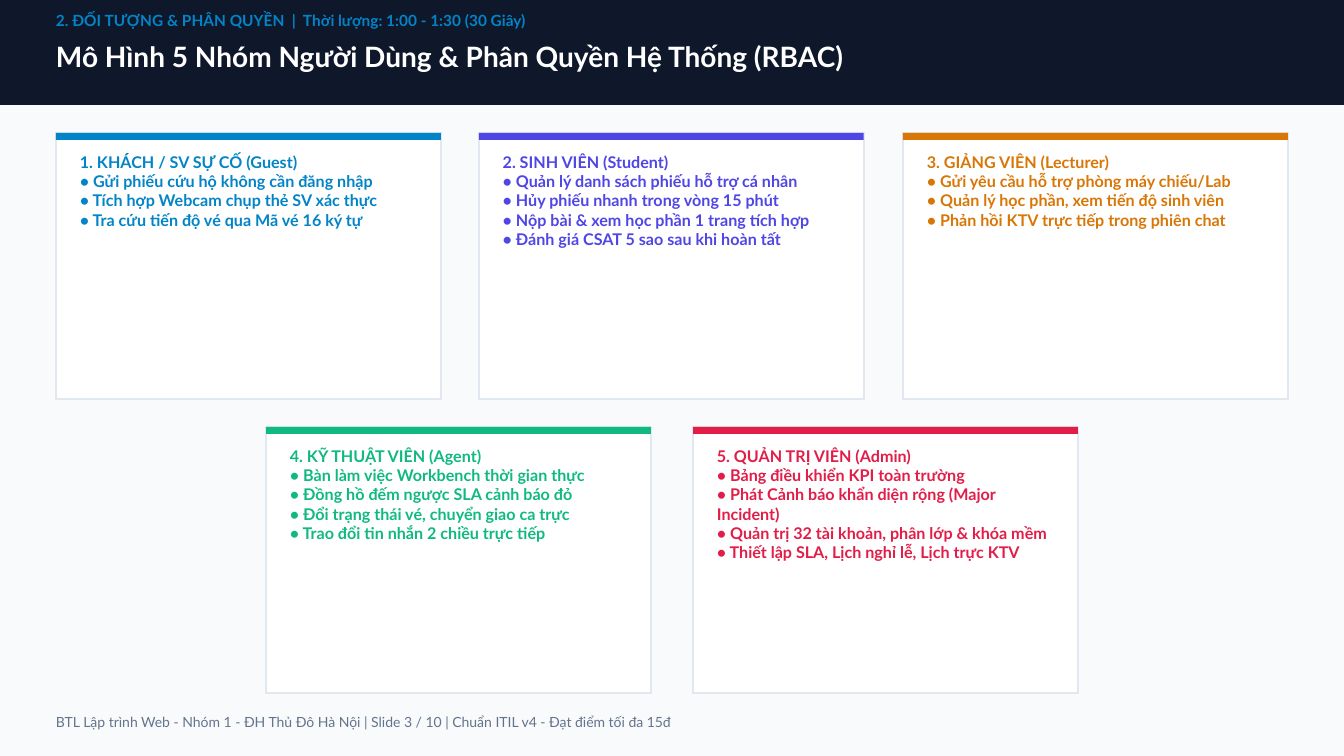
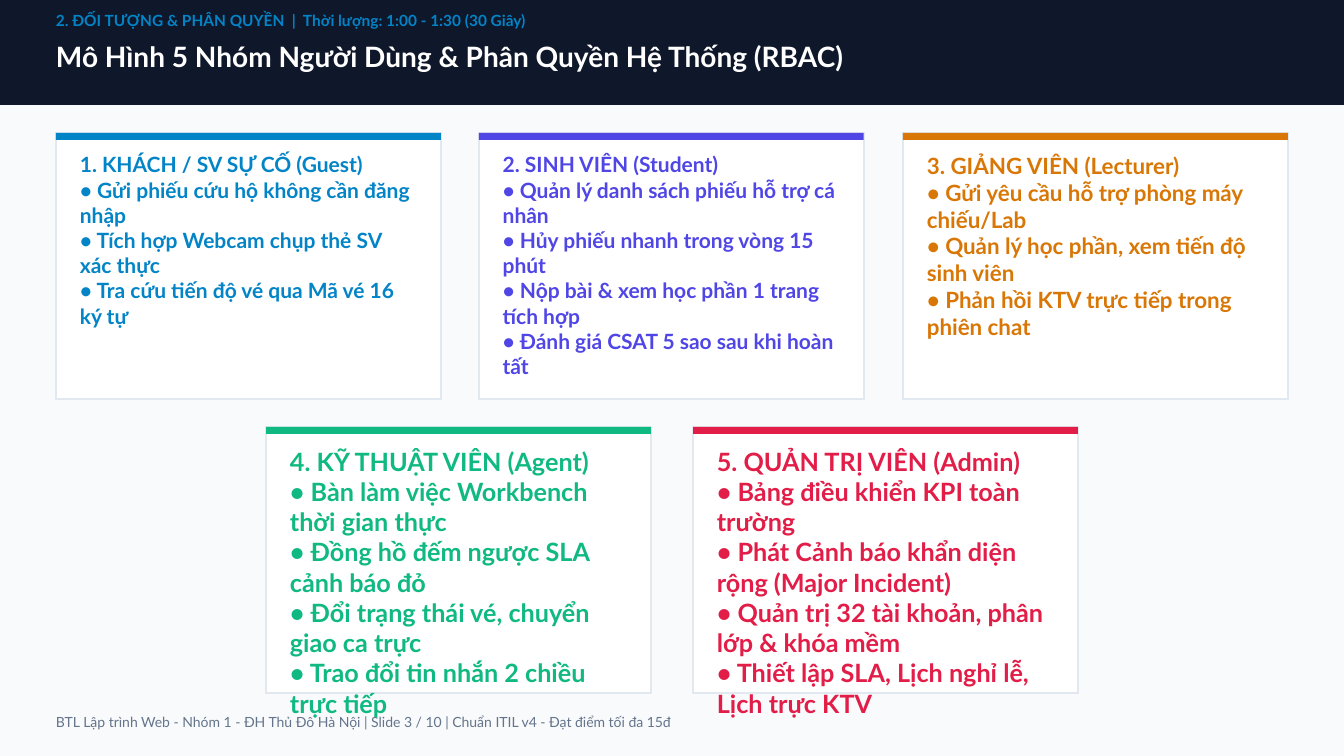
Before and after one commit to trlinhhhhcopp/bai-tap-lon-lap-trinh-web-nhom1, a slide deck: slide 3 of docs/Bao_Ve_BTL_Nhom1_Helpdesk_5Phut_15Diem.pptx. Drawn at 1344x756 pixels with LibreOffice and Linux fonts; fonts in the diff are those of the drawing. Boxes give left, top, right and bottom in pixels: in the first picture for what was removed or moved away, otherwise in the second. Text is boxed around its words. In the diff, an @@ line names an element or a change of style, - is before the commit and + after.

```diff
--- a/docs/Bao_Ve_BTL_Nhom1_Helpdesk_5Phut_15Diem.pptx
+++ b/docs/Bao_Ve_BTL_Nhom1_Helpdesk_5Phut_15Diem.pptx
@@ text "1. KHÁCH / SV SỰ ..." at <box>80,154,409,328</box>: size 11.5 to 15 pt @@
@@ text "2. SINH VIÊN (Student) • ..." at <box>503,154,835,374</box>: size 11.5 to 15 pt @@
@@ text "3. GIẢNG VIÊN (Lecturer) • ..." at <box>927,154,1246,339</box>: size 11.5 to 16 pt @@
@@ text "4. KỸ THUẬT VIÊN (Agent) ..." at <box>290,449,590,717</box>: size 11.5 to 18 pt @@
@@ text "5. QUẢN TRỊ VIÊN (Admin) ..." at <box>717,449,1044,717</box>: size 11.5 to 18 pt @@
```
Also in this commit, not shown: 7 other slides changed, 1 slide removed, 4 other files.
